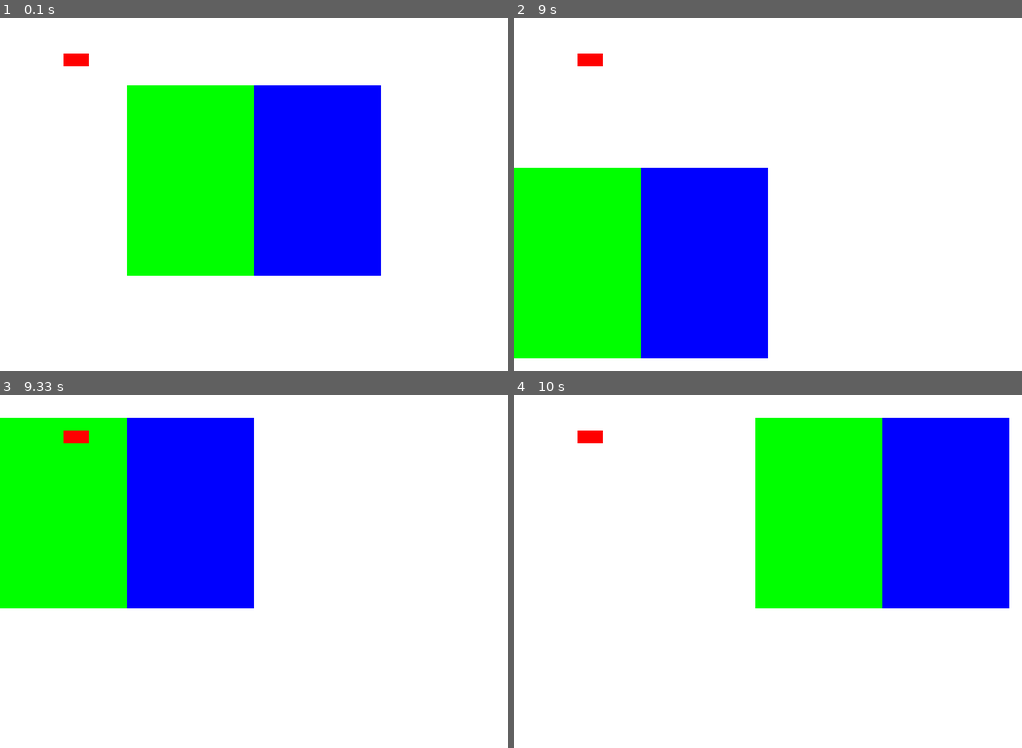
Above: before the commit, frames 1-4 (two rows, left to right).
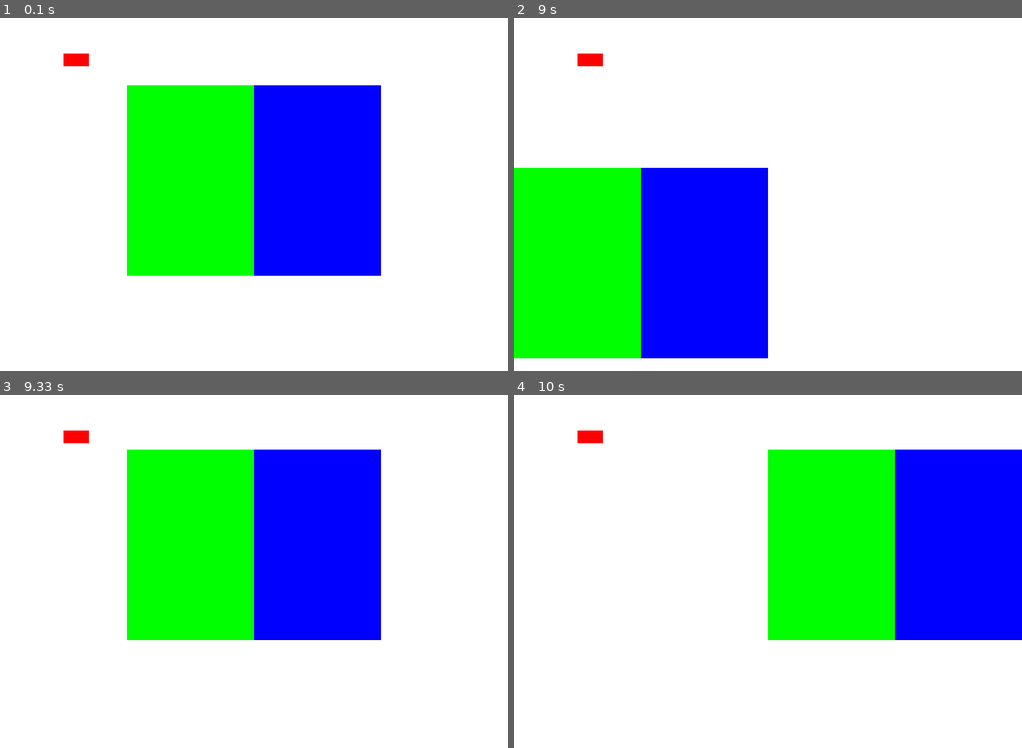
Above: after the commit, the same moments.

Repository: WCI-Computer-Science/pygame
Game: pygame game, started from main.py
The game is run twice, just before and just after one commit, with the same random seed, the same clock (stepped at 60 frames per second) and the same inputs.
Inputs (mouse positions are in pixels of both pictures, inside the frame that each line leads up to):
- Up to frame 1 (0.1 s): no input
- Up to frame 2 (9 s): hold D 0.33-0.8 s; hold W 0.83-1.13 s; click (930, 169) at 1.22 s; click (646, 183) at 1.55 s; hold D 1.83-2.3 s; move the mouse to (818, 265) at 1.87 s; hold A 2.33-2.87 s; click (844, 46) at 2.95 s; hold S 3.23-3.53 s; move the mouse to (955, 314) at 3.27 s; hold A 3.57-3.97 s; hold W 4-4.37 s; hold D 4.4-5.03 s; hold S 5.07-5.43 s; hold A 5.47-5.93 s; hold D 5.97-6.43 s; hold W 6.47-6.77 s; click (752, 116) at 6.85 s; hold D 7.13-7.6 s; hold A 7.63-8.17 s; hold S 8.2-8.5 s; hold A 8.53-8.93 s; hold W from 8.97 s (still down)
- Up to frame 3 (9.33 s): keep holding W
- Up to frame 4 (10 s): release W at 9.33 s; hold D from 9.37 s (still down)

Frames 1-2 are identical in both runs. In frame 3, 43% of the frame differs, in the area x 0-75%, y 6-70%; in frame 4, 12%.

Commit message:
Reset rects whenever they touch a wall

Diff:
--- a/main.py
+++ b/main.py
@@ -13,6 +13,8 @@
     def __init__(self, rect1startpos, rect2startpos, rect1size, rect2size, rect1colour, rect2colour, speed, windowwidth, windowheight):
         self.rect1 = pygame.Rect(rect1startpos, rect1size)
         self.rect2 = pygame.Rect(rect2startpos, rect2size)
+        self.originalrect1 = pygame.Rect(rect1startpos, rect1size)
+        self.originalrect2 = pygame.Rect(rect2startpos, rect2size)
         self.rect1colour = rect1colour
         self.rect2colour = rect2colour
         self.speed = speed
@@ -61,6 +63,10 @@
                 return True
         return False
 
+    def reset(self):
+        self.rect1 = self.originalrect1
+        self.rect2 = self.originalrect2
+
 class Wall(pygame.sprite.Sprite):
     def __init__(self, x, y, w, h):
         super().__init__()
@@ -86,7 +92,8 @@
             rects.setpos(pos[0], pos[1])
 
     rects.update()
-    print(rects.checkcollision(walls))
+    if rects.checkcollision(walls):
+        rects.reset()
     screen.fill((255, 255, 255))
     rects.draw(screen)
     for sprite in walls:
